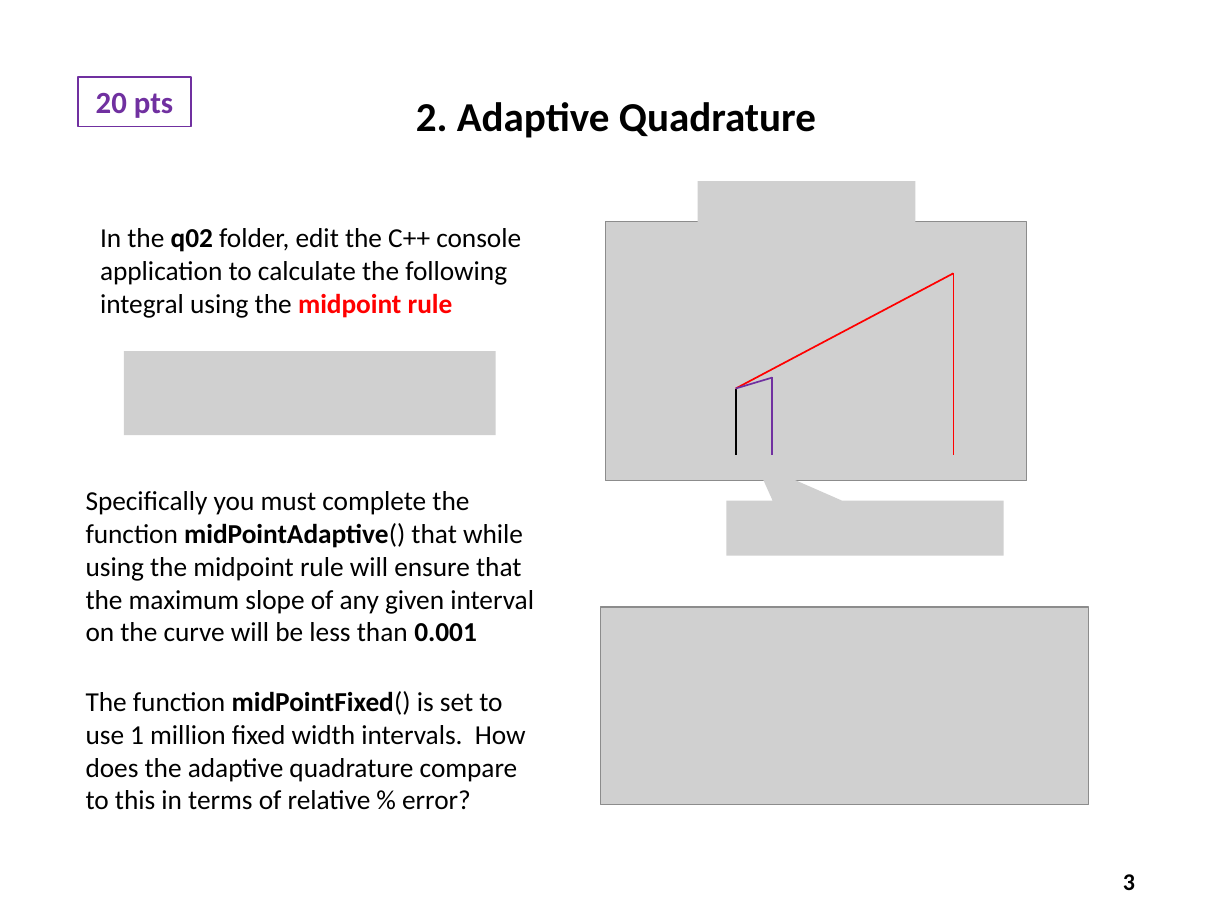
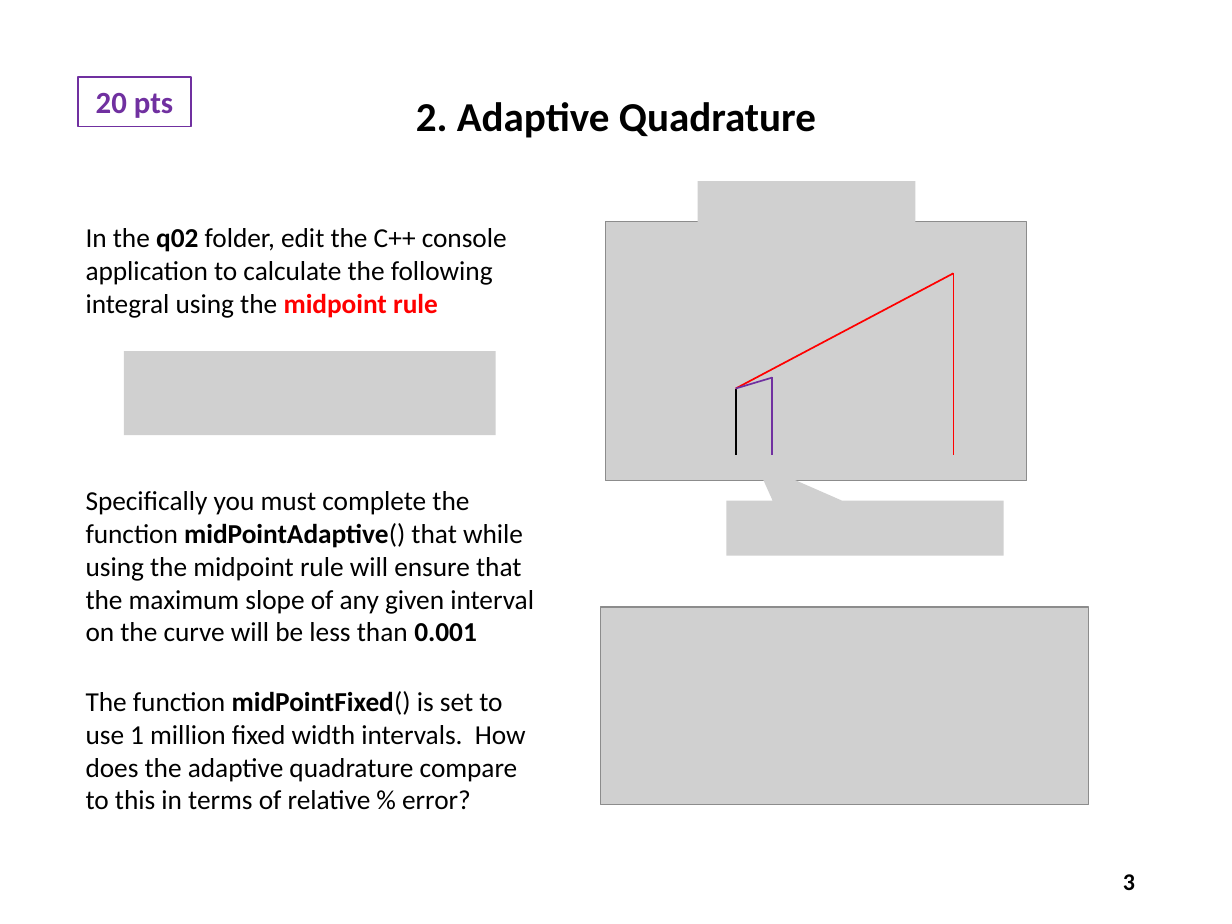
Before and after one commit to dbiersach/scicomp301-cpp-linux, a slide deck: slide 3 of exam1/Exam 1 Questions.pptx. Drawn at 1232x924 pixels with LibreOffice and Linux fonts; fonts in the diff are those of the drawing; grey boxes stand for pictures. Boxes give left, top, right and bottom in pixels: in the first picture for what was removed or moved away, otherwise in the second. Text is boxed around its words. In the diff, an @@ line names an element or a change of style, - is before the commit and + after.

```diff
--- a/exam1/Exam 1 Questions.pptx
+++ b/exam1/Exam 1 Questions.pptx
@@ text "In the q02 folder, edit ...": place and size @@
-text "In the q02 folder, edit ..." at (100, 228, 521, 318)
+text "In the q02 folder, edit ..." at (86, 228, 507, 318)
```
Also in this commit, not shown: 7 other slides changed, 1 other file.
